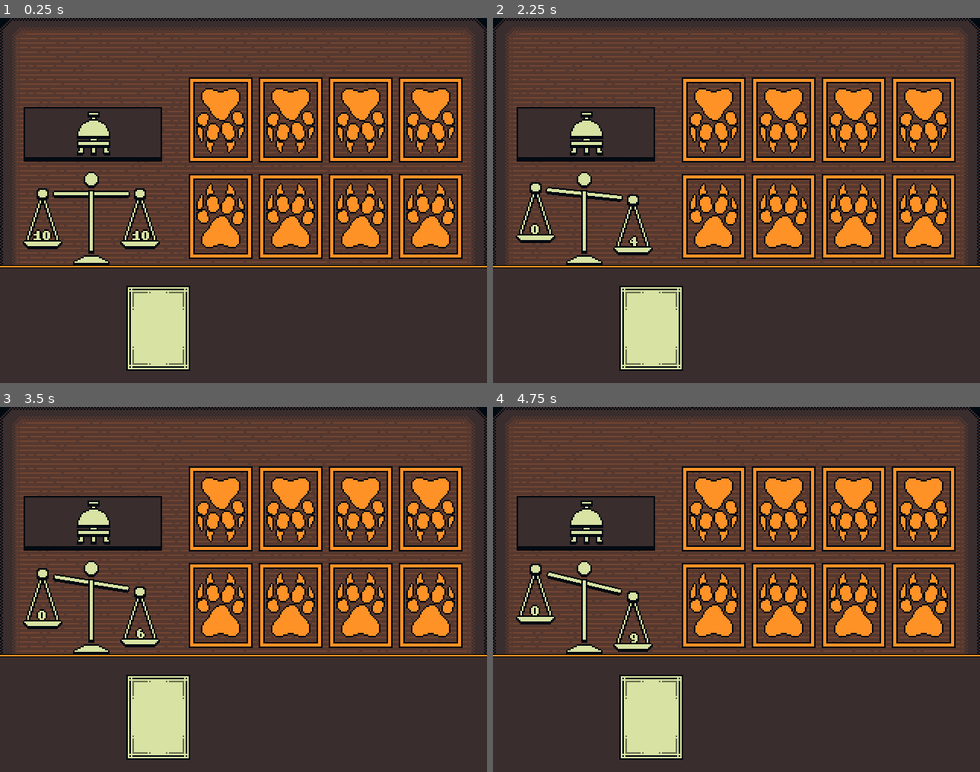
Above: before the commit, frames 1-4 (two rows, left to right).
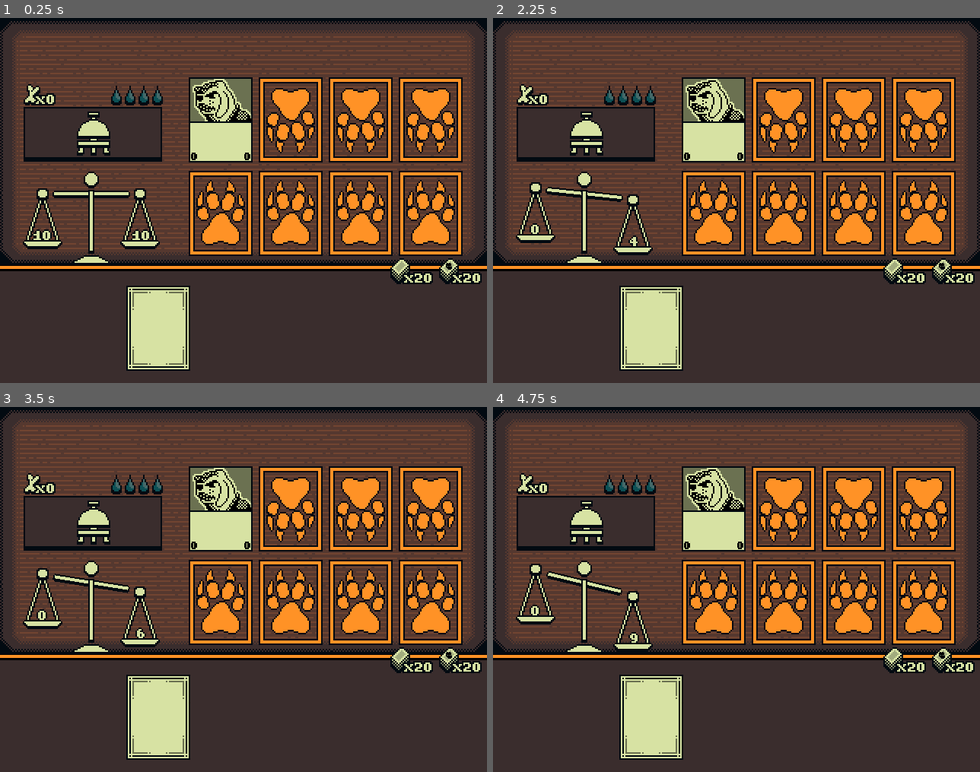
Above: after the commit, the same moments.

Repository: matthewkayin/inscryption
Game: Godot game, scene res://match/match.tscn
The game is run twice, just before and just after one commit, with the same random seed, the same clock (stepped at 60 frames per second) and the same inputs. This scene is started directly instead of the project's main scene.
Inputs:
- Up to frame 1 (0.25 s): no input
- Up to frame 2 (2.25 s): tap Enter at 0.5 s; tap Space at 2 s
- Up to frame 3 (3.5 s): no input
- Up to frame 4 (4.75 s): tap Enter at 3.5 s

The runs differ from the first frame. In frame 1, 31% of the frame differs, in the area x 0-100%, y 0-73%; in frame 2, 31%; in frame 3, 31%; in frame 4, 31%.

Commit message:
more match UI development
Signed-off-by: Matthew Madden <matthewkayin@gmail.com>

Diff:
--- a/match/match.tscn
+++ b/match/match.tscn
@@ -1,23 +1,47 @@
-[gd_scene load_steps=12 format=3 uid="uid://bt552mpt071ds"]
-
-[ext_resource type="Texture2D" uid="uid://dxwivghgjeuih" path="res://match/board.png" id="1_5nbns"]
+[gd_scene load_steps=23 format=3 uid="uid://bt552mpt071ds"]
+
 [ext_resource type="Texture2D" uid="uid://c5ct1qkw40xcv" path="res://match/gbc_cardslots_nature.png" id="1_655ic"]
 [ext_resource type="Script" path="res://match/match.gd" id="1_ldl7k"]
+[ext_resource type="Texture2D" uid="uid://b0n7yg4w1v1uy" path="res://match/board_small.png" id="2_ybiry"]
 [ext_resource type="Texture2D" uid="uid://ca8ivso5gmwmn" path="res://match/button.png" id="3_162f3"]
 [ext_resource type="Texture2D" uid="uid://bxggjxbkgmvrk" path="res://match/card/pixel_cardback.png" id="4_kjoda"]
 [ext_resource type="Texture2D" uid="uid://ng3gsgyqcykf" path="res://match/scale/scale_stand.png" id="5_mnc3l"]
 [ext_resource type="Texture2D" uid="uid://b05sqlc4d5r3s" path="res://match/scale/scale_rod.png" id="6_eyq27"]
 [ext_resource type="Script" path="res://match/scale/scale.gd" id="7_3qqth"]
 [ext_resource type="Texture2D" uid="uid://brvl286gtr4a6" path="res://match/scale/scale_platform.png" id="7_mhr4x"]
+[ext_resource type="Texture2D" uid="uid://bjnw87y4wq0ef" path="res://match/blood_icon.png" id="7_oyw5s"]
 [ext_resource type="FontFile" uid="uid://dpq6fp6gls8cw" path="res://ui/Marksman.ttf" id="8_olekn"]
+[ext_resource type="Texture2D" uid="uid://dt0k78efplx2s" path="res://match/bone_icon.png" id="8_wdy8x"]
+[ext_resource type="Texture2D" uid="uid://ba8sxm3cmprxk" path="res://match/frame.png" id="11_j4jf2"]
+[ext_resource type="Texture2D" uid="uid://c1ijlkj06nmkh" path="res://match/ability/pixelability_sentry.png" id="12_3akrn"]
+[ext_resource type="Texture2D" uid="uid://ddbf8jfgr4mni" path="res://match/card/pixel_card_empty.png" id="12_gcnja"]
+[ext_resource type="Texture2D" uid="uid://b7hd4qfssf3p" path="res://match/portrait/pixelportrait_bloodhound.png" id="13_oai3i"]
+[ext_resource type="Texture2D" uid="uid://cg8oku6y325xm" path="res://match/deckicon.png" id="17_j5wjk"]
+[ext_resource type="Texture2D" uid="uid://bsq150quekq58" path="res://match/deckicon_squirrel.png" id="18_7eevt"]
+
+[sub_resource type="LabelSettings" id="LabelSettings_g8paj"]
+line_spacing = -4.0
+font = ExtResource("8_olekn")
+font_color = Color(0, 0, 0, 1)
+
+[sub_resource type="LabelSettings" id="LabelSettings_njcht"]
+font = ExtResource("8_olekn")
+font_color = Color(0.843137, 0.886275, 0.639216, 1)
+outline_size = 3
+outline_color = Color(0.00784314, 0.0392157, 0.0666667, 1)
 
 [sub_resource type="LabelSettings" id="LabelSettings_8wfxc"]
 line_spacing = 0.0
 font = ExtResource("8_olekn")
 font_color = Color(0.843137, 0.886275, 0.639216, 1)
 outline_size = 2
-outline_color = Color(0, 0, 0, 1)
+outline_color = Color(0.00784314, 0.0392157, 0.0666667, 1)
 shadow_size = 0
+
+[sub_resource type="LabelSettings" id="LabelSettings_vn7ua"]
+font = ExtResource("8_olekn")
+font_size = 24
+font_color = Color(0, 0, 0, 1)
 
 [node name="match" type="Node2D"]
 texture_filter = 1
@@ -25,8 +49,45 @@
 
 [node name="bg" type="Sprite2D" parent="."]
 scale = Vector2(2, 2)
-texture = ExtResource("1_5nbns")
-centered = false
+texture = ExtResource("2_ybiry")
+centered = false
+
+[node name="rulebook" type="NinePatchRect" parent="."]
+visible = false
+offset_left = 31.0
+offset_top = 2.0
+offset_right = 320.0
+offset_bottom = 39.0
+scale = Vector2(2, 2)
+texture = ExtResource("11_j4jf2")
+patch_margin_left = 8
+patch_margin_top = 8
+patch_margin_right = 8
+patch_margin_bottom = 8
+
+[node name="label" type="Label" parent="rulebook"]
+layout_mode = 0
+offset_left = 44.5
+offset_top = 1.0
+offset_right = 119.5
+offset_bottom = 24.0
+text = "MIGHTY LEAP"
+label_settings = SubResource("LabelSettings_g8paj")
+
+[node name="label2" type="Label" parent="rulebook"]
+layout_mode = 0
+offset_left = 45.0
+offset_top = 11.5
+offset_right = 313.0
+offset_bottom = 34.5
+text = "Cards bearing this sigil will block
+opposing airbone creatures"
+label_settings = SubResource("LabelSettings_g8paj")
+
+[node name="icon" type="Sprite2D" parent="rulebook"]
+position = Vector2(23.5, 18.5)
+scale = Vector2(2, 2)
+texture = ExtResource("12_3akrn")
 
 [node name="opponent_cardslots" type="HBoxContainer" parent="."]
 offset_left = 248.0
@@ -73,9 +134,9 @@
 
 [node name="player_cardslots" type="HBoxContainer" parent="."]
 offset_left = 248.0
-offset_top = 205.0
+offset_top = 201.0
 offset_right = 548.0
-offset_bottom = 245.0
+offset_bottom = 241.0
 theme_override_constants/separation = 92
 
 [node name="1" type="Control" parent="player_cardslots"]
@@ -117,39 +178,80 @@
 centered = false
 flip_v = true
 hframes = 2
+
+[node name="blood_counter" type="HBoxContainer" parent="."]
+layout_direction = 3
+offset_left = -240.0
+offset_top = 89.0
+offset_right = -200.0
+offset_bottom = 129.0
+scale = Vector2(2, 2)
+theme_override_constants/separation = 9
+
+[node name="1" type="Control" parent="blood_counter"]
+layout_mode = 2
+
+[node name="sprite" type="Sprite2D" parent="blood_counter/1"]
+position = Vector2(-40, 0)
+texture = ExtResource("7_oyw5s")
+centered = false
+hframes = 2
+
+[node name="2" type="Control" parent="blood_counter"]
+layout_mode = 2
+
+[node name="sprite" type="Sprite2D" parent="blood_counter/2"]
+position = Vector2(-40, 0)
+texture = ExtResource("7_oyw5s")
+centered = false
+hframes = 2
+
+[node name="3" type="Control" parent="blood_counter"]
+layout_mode = 2
+
+[node name="sprite" type="Sprite2D" parent="blood_counter/3"]
+position = Vector2(-40, 0)
+texture = ExtResource("7_oyw5s")
+centered = false
+hframes = 2
+
+[node name="4" type="Control" parent="blood_counter"]
+layout_mode = 2
+
+[node name="sprite" type="Sprite2D" parent="blood_counter/4"]
+position = Vector2(-40, 0)
+texture = ExtResource("7_oyw5s")
+centered = false
+hframes = 2
+
+[node name="bone_counter" type="Control" parent="."]
+layout_mode = 3
+anchors_preset = 0
+offset_left = 31.0
+offset_top = 87.0
+offset_right = 71.0
+offset_bottom = 127.0
+
+[node name="icon" type="Sprite2D" parent="bone_counter"]
+scale = Vector2(2, 2)
+texture = ExtResource("8_wdy8x")
+centered = false
+
+[node name="value" type="Label" parent="bone_counter"]
+layout_mode = 0
+offset_left = 16.0
+offset_top = 4.0
+offset_right = 68.0
+offset_bottom = 55.0
+scale = Vector2(2, 2)
+text = "x0"
+label_settings = SubResource("LabelSettings_njcht")
 
 [node name="bell" type="Sprite2D" parent="."]
 position = Vector2(122, 153)
 scale = Vector2(2, 2)
 texture = ExtResource("3_162f3")
 hframes = 4
-
-[node name="hand_area" type="ColorRect" parent="."]
-offset_top = 326.0
-offset_right = 640.0
-offset_bottom = 480.0
-color = Color(0.227451, 0.176471, 0.176471, 1)
-
-[node name="border" type="ColorRect" parent="hand_area"]
-offset_right = 640.0
-offset_bottom = 2.0
-color = Color(1, 0.572549, 0.14902, 1)
-
-[node name="border2" type="ColorRect" parent="hand_area"]
-offset_top = 2.0
-offset_right = 640.0
-offset_bottom = 3.0
-color = Color(0, 0, 0, 1)
-
-[node name="border3" type="ColorRect" parent="hand_area"]
-offset_top = -1.0
-offset_right = 640.0
-color = Color(0, 0, 0, 1)
-
-[node name="Sprite2D" type="Sprite2D" parent="hand_area"]
-position = Vector2(208, 82)
-scale = Vector2(2, 2)
-texture = ExtResource("4_kjoda")
 
 [node name="scale" type="Sprite2D" parent="."]
 position = Vector2(120, 264)
@@ -187,3 +289,81 @@
 text = "10"
 label_settings = SubResource("LabelSettings_8wfxc")
 horizontal_alignment = 1
+
+[node name="card" type="Sprite2D" parent="."]
+position = Vector2(290, 134)
+texture = ExtResource("12_gcnja")
+
+[node name="portrait" type="Sprite2D" parent="card"]
+position = Vector2(0, -26)
+scale = Vector2(2, 2)
+texture = ExtResource("13_oai3i")
+
+[node name="power" type="Label" parent="card"]
+offset_left = -39.0
+offset_top = 37.0
+offset_right = 28.0
+offset_bottom = 63.0
+text = "0"
+label_settings = SubResource("LabelSettings_vn7ua")
+
+[node name="health" type="Label" parent="card"]
+offset_left = 31.0
+offset_top = 37.0
+offset_right = 98.0
+offset_bottom = 60.0
+text = "0"
+label_settings = SubResource("LabelSettings_vn7ua")
+
+[node name="hand_area" type="ColorRect" parent="."]
+offset_top = 326.0
+offset_right = 640.0
+offset_bottom = 480.0
+color = Color(0.227451, 0.176471, 0.176471, 1)
+
+[node name="border" type="ColorRect" parent="hand_area"]
+offset_right = 640.0
+offset_bottom = 4.0
+color = Color(1, 0.572549, 0.14902, 1)
+
+[node name="border2" type="ColorRect" parent="hand_area"]
+offset_top = 4.0
+offset_right = 640.0
+offset_bottom = 7.0
+color = Color(0, 0, 0, 1)
+
+[node name="border3" type="ColorRect" parent="hand_area"]
+offset_top = -1.0
+offset_right = 640.0
+color = Color(0, 0, 0, 1)
+
+[node name="Sprite2D" type="Sprite2D" parent="hand_area"]
+position = Vector2(208, 82)
+scale = Vector2(2, 2)
+texture = ExtResource("4_kjoda")
+
+[node name="deck" type="Sprite2D" parent="."]
+position = Vector2(526, 333)
+texture = ExtResource("17_j5wjk")
+
+[node name="value" type="Label" parent="deck"]
+offset_left = 5.0
+offset_top = -7.0
+offset_right = 57.0
+offset_bottom = 44.0
+scale = Vector2(2, 2)
+text = "x20"
+label_settings = SubResource("LabelSettings_njcht")
+
+[node name="squirrel_deck" type="Sprite2D" parent="."]
+position = Vector2(590, 333)
+texture = ExtResource("18_7eevt")
+
+[node name="value" type="Label" parent="squirrel_deck"]
+offset_left = 5.0
+offset_top = -7.0
+offset_right = 57.0
+offset_bottom = 44.0
+scale = Vector2(2, 2)
+text = "x20"
+label_settings = SubResource("LabelSettings_njcht")
Binary file added: match/Texture2D/cursor_icons.png
Not shown, added: match/Texture2D/cursor_icons.png.import
Binary file added: match/blood_icon.png
Not shown, added: match/blood_icon.png.import
Binary file added: match/board_small.png
Not shown, added: match/board_small.png.import
Binary file added: match/bone_icon.png
Not shown, added: match/bone_icon.png.import
Binary file changed: match/card/pixel_card_empty.png
Binary file added: match/card/pixel_squirrel_cardback.png
Not shown, added: match/card/pixel_squirrel_cardback.png.import
Binary file added: match/deckicon.png
(and 5 more such lines)
